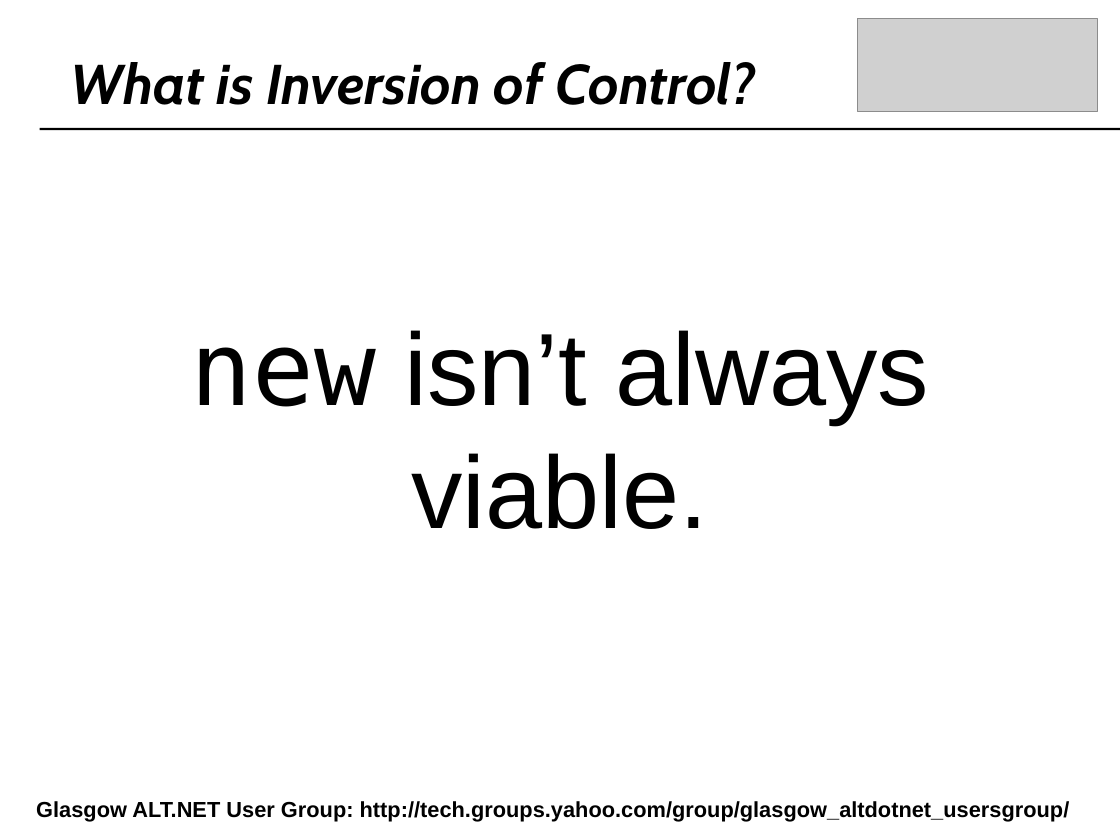
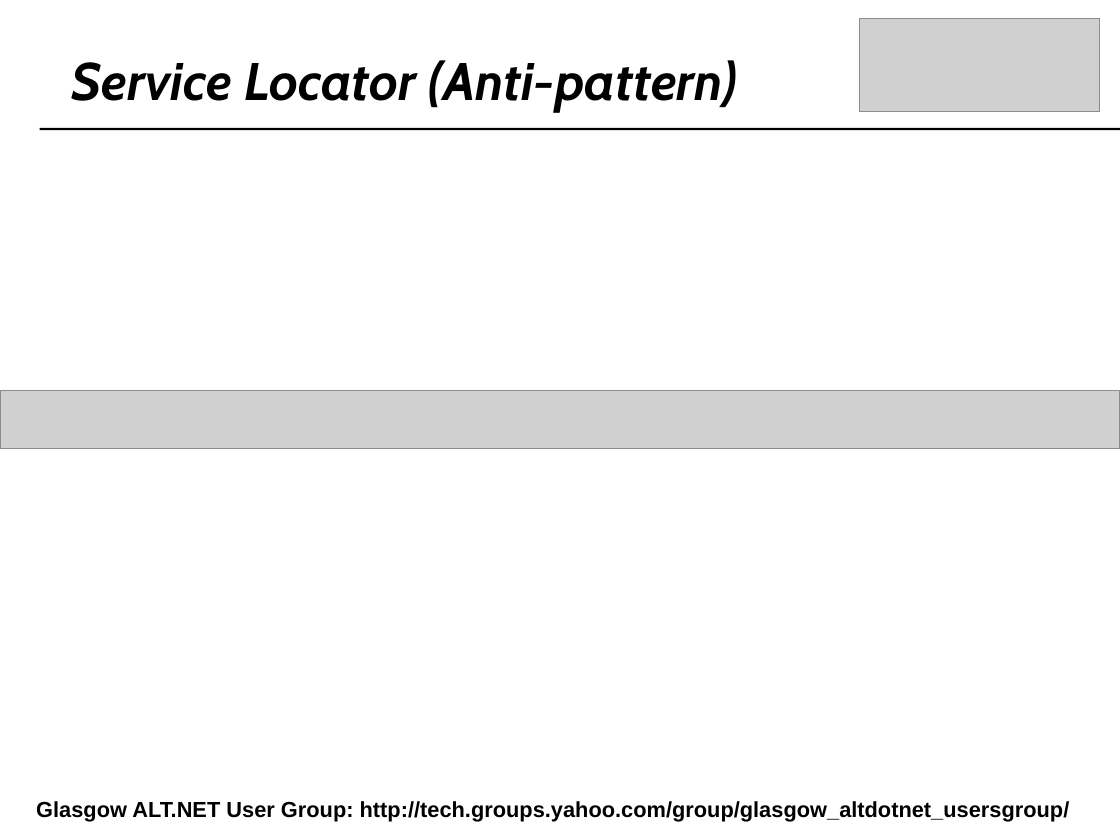
Before and after one commit to craignicol/scotaltdotnet, a slide deck: slide 24 of belfast/IOC-TDD-And Testability.ppt (slide 13 before the commit). Drawn at 1120x840 pixels with LibreOffice and Linux fonts; fonts in the diff are those of the drawing; grey boxes stand for pictures; background and template pictures are left out. Boxes give left, top, right and bottom in pixels: in the first picture for what was removed or moved away, otherwise in the second. Text is boxed around its words. In the diff, an @@ line names an element or a change of style, - is before the commit and + after.

```diff
--- a/belfast/IOC-TDD-And Testability.ppt
+++ b/belfast/IOC-TDD-And Testability.ppt
@@ text at (72,60,737,112): text changed; size 36 to 34 pt @@
-What is Inversion of Control?
+Service Locator (Anti-pattern)
@@ text removed at (191,330,929,529) @@
-new isn’t always viable.
@@ picture added at (0,391,1120,448) @@
```
Also in this commit, not shown: 7 other slides changed, 5 slides added, 7 other files.
